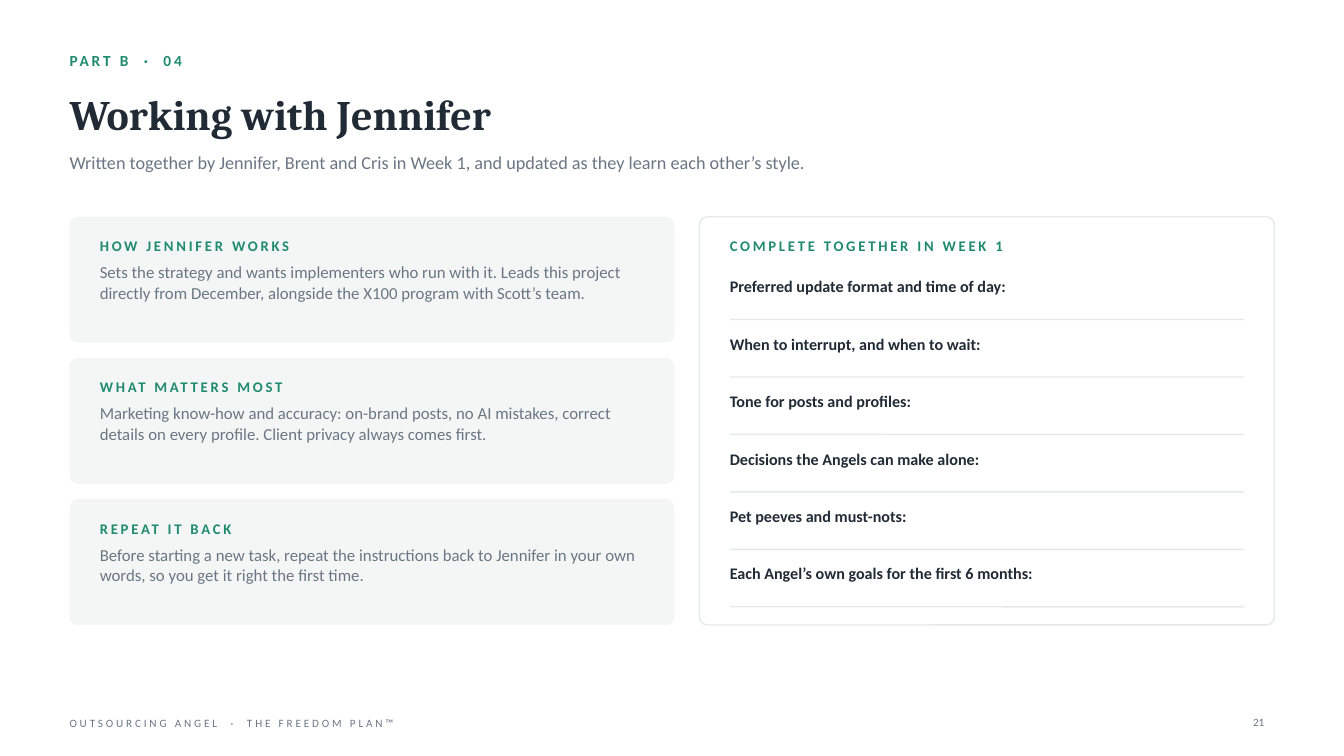
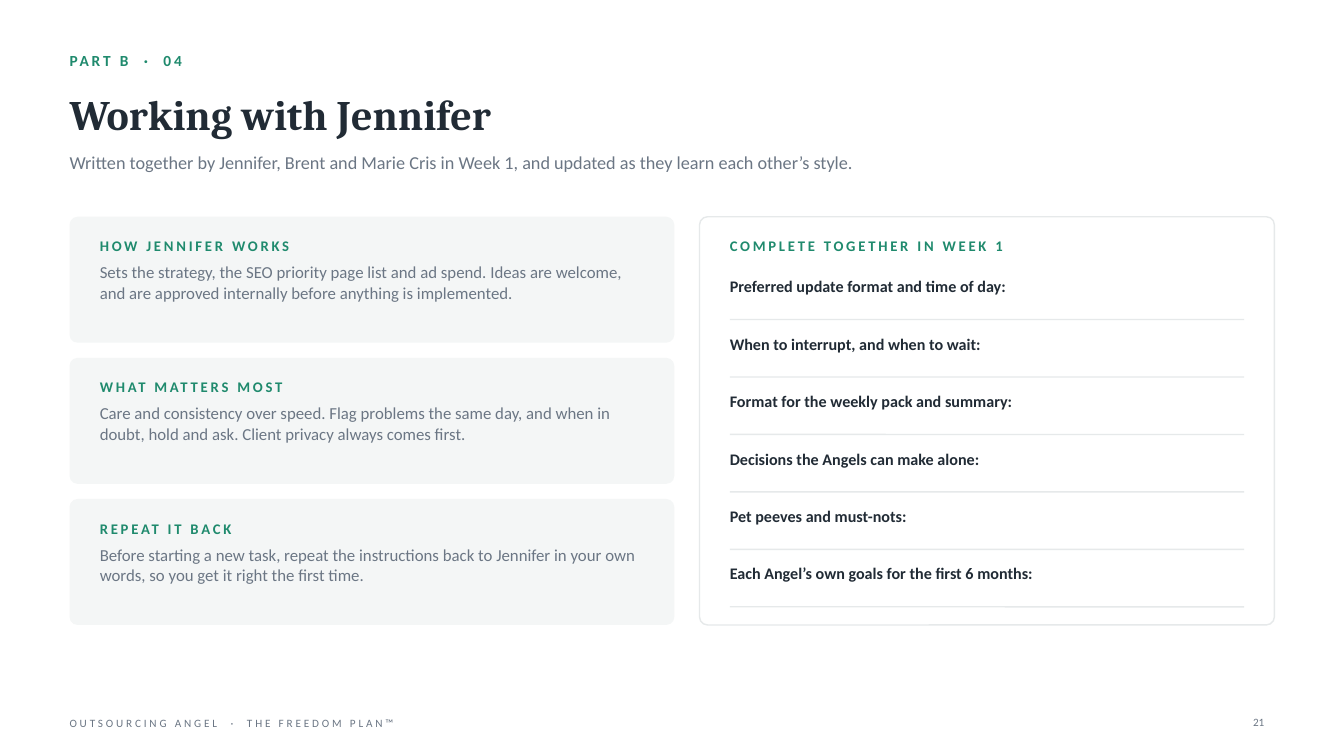
Before and after one commit to gail-gif/OA, a slide deck: slide 21 of Jennifer_Olivares_Freedom_Plan.pptx. Drawn at 1344x756 pixels with LibreOffice and Linux fonts; fonts in the diff are those of the drawing. Boxes give left, top, right and bottom in pixels: in the first picture for what was removed or moved away, otherwise in the second. Text is boxed around its words. In the diff, an @@ line names an element or a change of style, - is before the commit and + after.

```diff
--- a/Jennifer_Olivares_Freedom_Plan.pptx
+++ b/Jennifer_Olivares_Freedom_Plan.pptx
@@ text at [70, 156, 853, 172]: text changed @@
-Written together by Jennifer, Brent and Cris in Week 1, and updated as they learn each other’s style.
+Written together by Jennifer, Brent and Marie Cris in Week 1, and updated as they learn each other’s style.
@@ text at [100, 266, 622, 302]: text changed @@
-Sets the strategy and wants implementers who run with it. Leads this project directly from December, alongside the X100 program with Scott’s team.
+Sets the strategy, the SEO priority page list and ad spend. Ideas are welcome, and are approved internally before anything is implemented.
@@ text at [100, 407, 610, 443]: text changed @@
-Marketing know-how and accuracy: on-brand posts, no AI mistakes, correct details on every profile. Client privacy always comes first.
+Care and consistency over speed. Flag problems the same day, and when in doubt, hold and ask. Client privacy always comes first.
@@ text at [730, 395, 1012, 410]: text changed @@
-Tone for posts and profiles:
+Format for the weekly pack and summary:
```
Also in this commit, not shown: 27 other slides changed, 6 other files.
